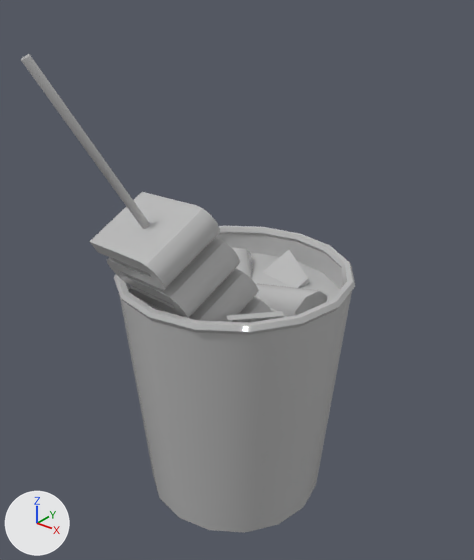
An edit to the FBX model Assets/Art_TEST/Models/Foods/Tteokbokki.fbx, drawn before and after from the same camera.
Both versions are drawn from a camera (50 mm lens) standing at (0.448, -0.556, 0.64) and looking at (0.016, -0.015, 0.305). The lights are fixed; the arrows at lower left show +X, +Y and +Z.

Objects in the first picture: 'Tteokbokki'.
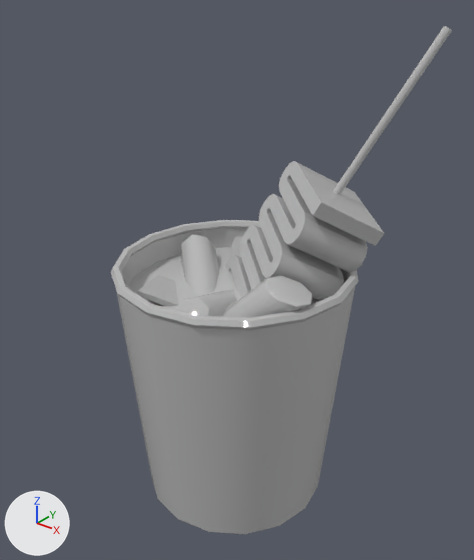
The edits, one by one:
me_mesh has 514 vertices, 481 faces and spans x -5.0..5.0, y -7.2..5.0, z 0.0..22.3.
me_mesh is used by ob_tteokbokki; location (0.0, 0.0, 0.0); scale (0.0285, 0.0285, 0.0255).
me_mesh part 1: the loose piece of 65 vertices spanning x -4.9..4.9, y -4.9..4.9, z 0.0..12.0 is scaled about the mesh origin by (2.92, 2.92, 2.6).
me_mesh part 2: the loose piece of 32 vertices spanning x -4.7..4.7, y -4.7..4.7, z 9.6..12.0 is scaled about the mesh origin by (2.92, 2.92, 2.6).
me_mesh part 3: the loose piece of 96 vertices spanning x -5.0..5.0, y -5.0..5.0, z 11.8..12.2 is scaled about the mesh origin by (2.92, 2.92, 2.6).
me_mesh part 4: the loose piece of 17 vertices spanning x -4.7..4.7, y -4.7..4.7, z 10.8 is turned 150 degrees about the z axis through its middle and scaled by 2.92, then moved by (0.0, 0.0, 17.3).
me_mesh part 5: the loose piece of 33 vertices spanning x -1.6..3.9, y -0.3..2.4, z 8.4..12.1 is multiplied about the mesh origin by the matrix ((-2.528, -1.46, 0.0), (1.46, -2.528, 0.0), (0.0, 0.0, 2.605)).
me_mesh part 6: the loose piece of 33 vertices spanning x -3.0..1.7, y -1.7..3.5, z 8.6..11.9 is multiplied about the mesh origin by the matrix ((-2.528, -1.46, 0.0), (1.46, -2.528, 0.0), (0.0, 0.0, 2.605)).
me_mesh part 7: the loose piece of 33 vertices spanning x -4.9..-0.1, y -1.4..2.4, z 8.3..13.0 is multiplied about the mesh origin by the matrix ((-2.528, -1.46, 0.0), (1.46, -2.528, 0.0), (0.0, 0.0, 2.605)).
me_mesh part 8: the loose piece of 8 vertices spanning x -0.6..1.9, y 0.8..4.2, z 9.8..11.6 is multiplied about its middle by the matrix ((-2.499, -1.43, -0.083), (1.432, -2.497, -0.099), (-0.023, -0.127, 2.877)), then moved by (-6.0, -7.7, 17.2).
me_mesh part 9: the loose piece of 8 vertices spanning x -0.6..1.9, y 0.8..4.2, z 9.8..11.6 is copied, and the copy is multiplied about its middle by the matrix ((-1.605, -2.384, -0.19), (0.955, -0.429, -2.683), (2.193, -1.558, 1.029)), then moved by (-4.6, 5.7, 17.2); it spans x -7.0..-0.9, y 4.5..11.9, z 24.5..31.4.
me_mesh part 10: the loose piece of 148 vertices spanning x -3.4..2.4, y -5.5..0.5, z 8.2..16.4 is multiplied about the mesh origin by the matrix ((-2.528, -1.46, 0.0), (1.46, -2.528, 0.0), (0.0, 0.0, 2.605)).
me_mesh part 11: the loose piece of 41 vertices spanning x -2.6..0.7, y -7.2..-0.3, z 7.9..22.3 is multiplied about its middle by the matrix ((-2.311, -1.333, 0.103), (1.336, -2.311, 0.074), (0.052, 0.116, 2.667)), then moved by (9.0, 12.0, 24.3).
me_mesh part 12: the loose piece of 8 vertices spanning x 1.6..3.5, y -3.3..-0.2, z 9.4..12.1 is deleted.
Object 'Tteokbokki' (ob_tteokbokki) is rescaled from (0.0285, 0.0285, 0.0255) to (0.01, 0.01, 0.01).

Location of each change, [x1, y1, x2, y2] in pixels of the pictures (474 x 560 px; the box of a moved part takes in the faces that stretch with it):
'Tteokbokki', reshaped, rescaled (6% taller): before [21, 54, 355, 533]; after [111, 26, 452, 534]
part 1 of me_mesh, moved or reshaped: before [119, 291, 352, 533]; after [116, 286, 355, 534]
part 2 of me_mesh, moved or reshaped: before [128, 234, 344, 290]; after [122, 228, 347, 287]
part 3 of me_mesh, moved or reshaped: before [114, 226, 355, 335]; after [111, 220, 359, 331]
part 4 of me_mesh, moved or reshaped: before [251, 253, 340, 317]; after [128, 247, 319, 310]
part 5 of me_mesh, moved or reshaped: before [256, 283, 328, 317]; after [180, 235, 219, 295]
part 6 of me_mesh, moved or reshaped: before [232, 248, 253, 278]; after [174, 289, 237, 317]
part 7 of me_mesh, moved or reshaped (not visible before): after [223, 276, 312, 318]
part 8 of me_mesh, moved or reshaped: before [263, 250, 309, 288]; after [137, 275, 179, 306]
part 9 of me_mesh, added: after [227, 237, 243, 259]
part 10 of me_mesh, moved or reshaped: before [89, 192, 273, 322]; after [225, 161, 385, 301]
part 11 of me_mesh, moved or reshaped: before [21, 54, 150, 229]; after [333, 26, 452, 195]
part 12 of me_mesh, deleted: before [227, 311, 284, 323]
